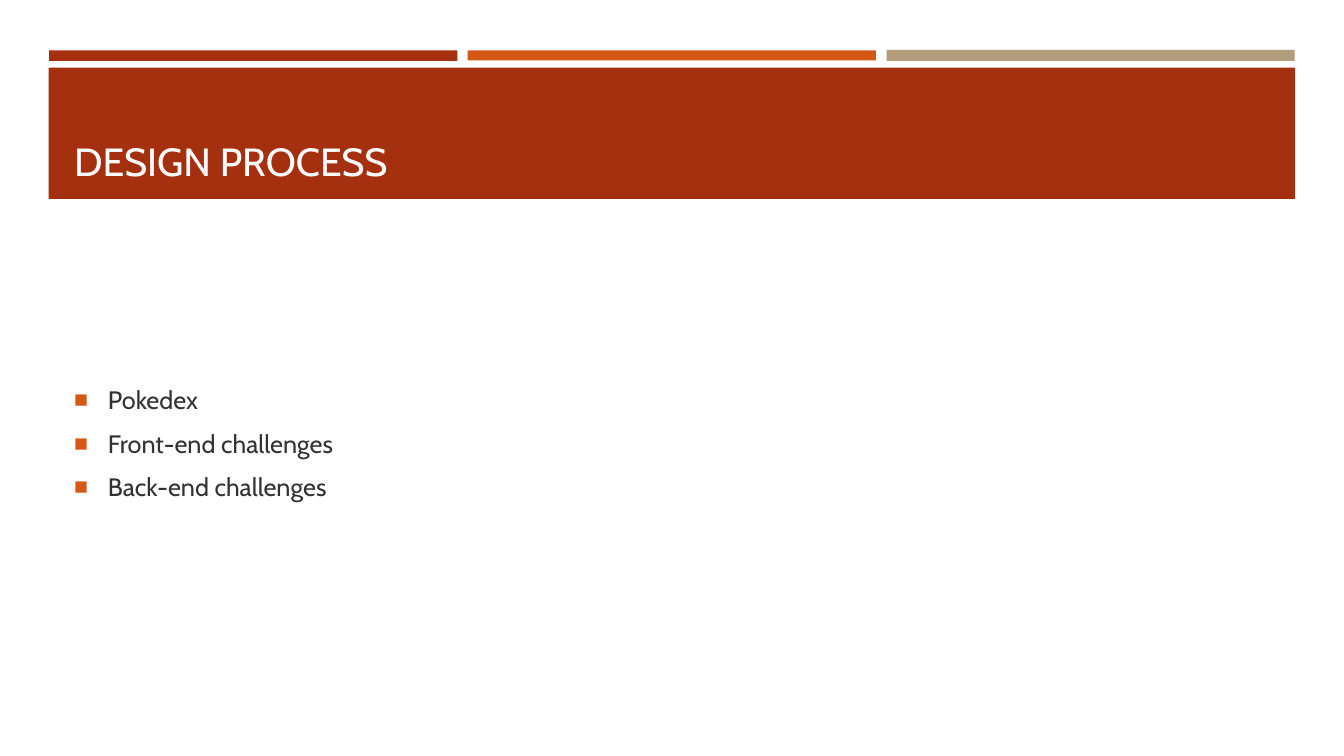
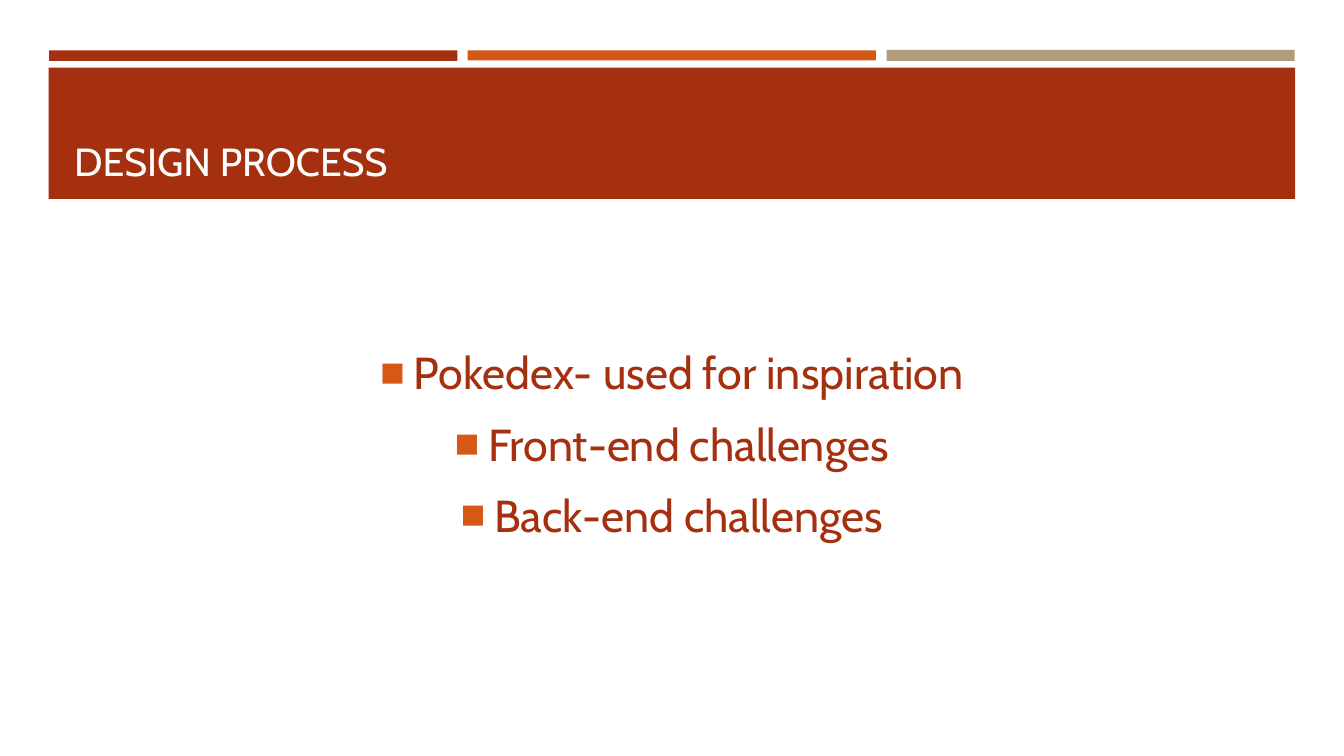
Before and after one commit to RaptorCentauri/Pokedex, a slide deck: slide 6 of The pokeproject.pptx. Drawn at 1344x756 pixels with LibreOffice and Linux fonts; fonts in the diff are those of the drawing. Boxes give left, top, right and bottom in pixels: in the first picture for what was removed or moved away, otherwise in the second. Text is boxed around its words. In the diff, an @@ line names an element or a change of style, - is before the commit and + after.

Commit message:
Final PPT

```diff
--- a/The pokeproject.pptx
+++ b/The pokeproject.pptx
@@ text at (x1=414, y1=355, x2=963, y2=400): text changed; size 18 to 32 pt; text colour #323232 to #A5300F @@
-■ Pokedex
+■ Pokedex- used for inspiration
@@ text at (x1=488, y1=427, x2=889, y2=542): size 18 to 32 pt, text colour #323232 to #A5300F in "Front-end challenges", "Back-end challenges"; alignment left to centre; more space between paragraphs @@
```
Also in this commit, not shown: 6 other slides changed, 1 slide added.
